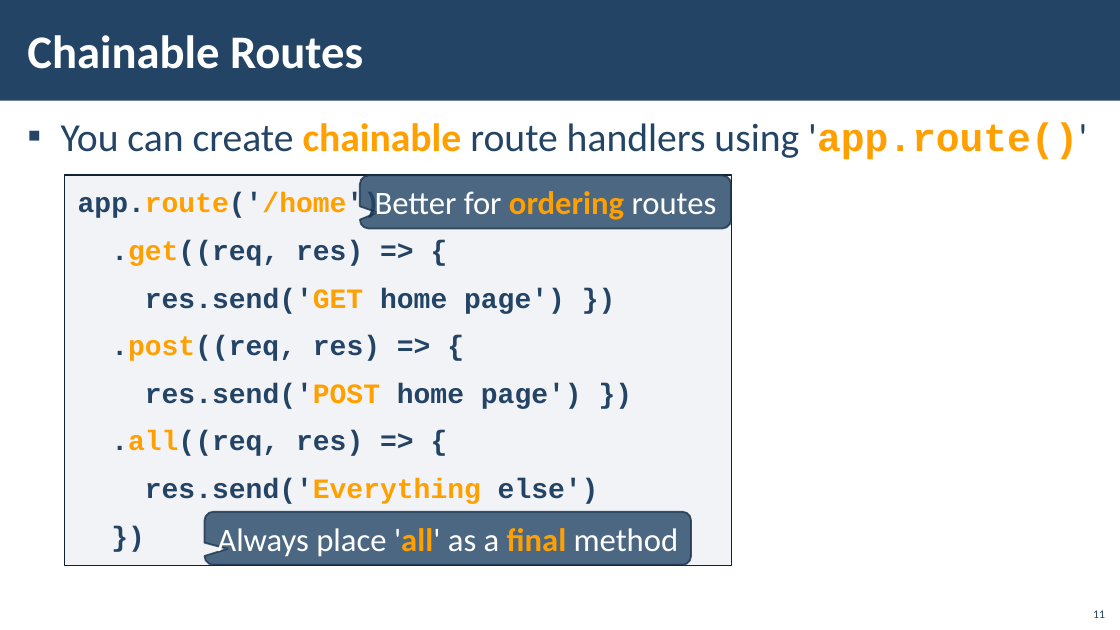
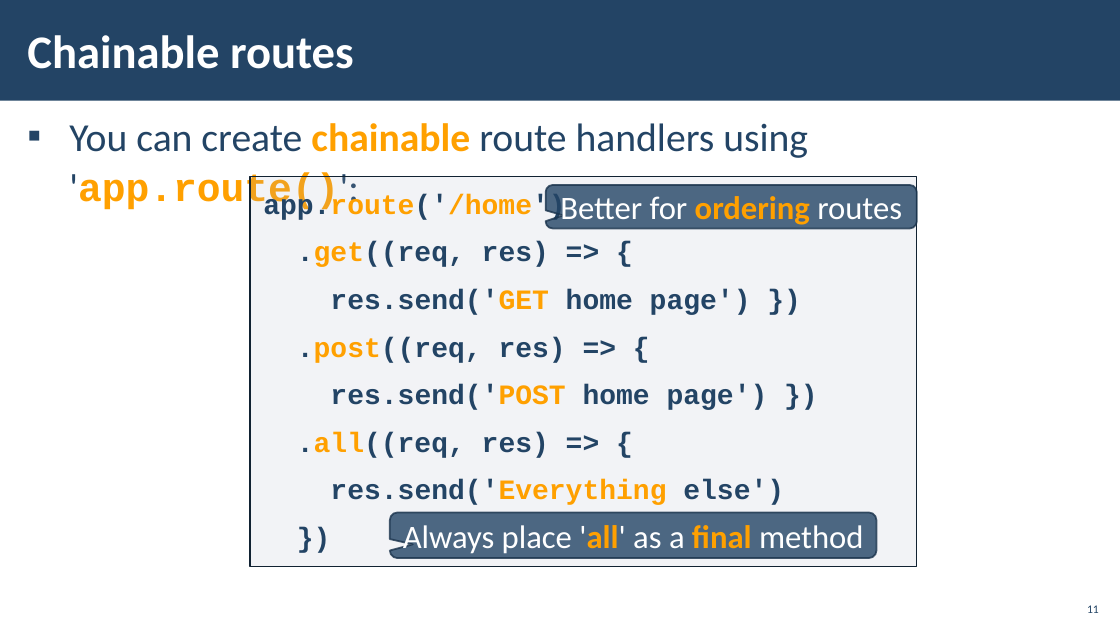
Before and after one commit to IvanVarbanov/SoftUni, a slide deck: slide 11 of JavaScript/05.JavaScript-Back-End/05.ExpressJS-and-Templating/03. ExpressJS-and-Templating.pptx. Drawn at 1120x630 pixels with LibreOffice and Linux fonts; fonts in the diff are those of the drawing; background and template pictures are left out. Boxes give left, top, right and bottom in pixels: in the first picture for what was removed or moved away, otherwise in the second. Text is boxed around its words. In the diff, an @@ line names an element or a change of style, - is before the commit and + after.

```diff
--- a/JavaScript/05.JavaScript-Back-End/05.ExpressJS-and-Templating/03. ExpressJS-and-Templating.pptx
+++ b/JavaScript/05.JavaScript-Back-End/05.ExpressJS-and-Templating/03. ExpressJS-and-Templating.pptx
@@ title at (27, 35, 354, 69): text changed @@
-Chainable Routes
+Chainable routes
@@ text at (69, 123, 808, 210): text changed @@
-▪ You can create chainable route handlers using 'app.route()'
+▪ You can create chainable route handlers using 'app.route()':
@@ rectangle "app.route('/home')": place and size @@
-rectangle "app.route('/home')" at (65, 175, 732, 565)
+rectangle "app.route('/home')" at (250, 176, 918, 567)
@@ rectangle "app.route('/home')" at (250, 176, 918, 567): more space between paragraphs; fill #ACB4C3 at 15% opacity to #ADB4C3 at 15% opacity; outline #112232 1 pt to #112233 1 pt @@
@@ rounded speech box "Better for ordering routes" at (546, 185, 918, 229): outline #1A334B 1.5 pt to #1A334C 1.5 pt @@
@@ rounded speech box "Better for ordering routes": place and size @@
-rounded speech box "Better for ordering routes" at (360, 176, 731, 229)
+rounded speech box "Better for ordering routes" at (546, 185, 918, 229)
@@ rounded speech box "Always place 'all' as a ...": place and size @@
-rounded speech box "Always place 'all' as a ..." at (204, 512, 691, 565)
+rounded speech box "Always place 'all' as a ..." at (390, 513, 876, 558)
@@ rounded speech box "Always place 'all' as a ..." at (390, 513, 876, 558): outline #1A334B 1.5 pt to #1A334C 1.5 pt @@
@@ page number at (1087, 605, 1099, 613): vertical alignment bottom to middle @@
```
Also in this commit, not shown: 31 other slides changed, 7 slides added, 4 slides removed, 26 other files.
